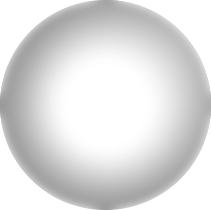
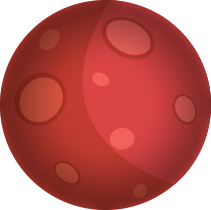
Before/after of a 211x210 layered artwork. What changed in the layer stack:
hid "Layer 2" over [33, 0, 211, 201]
hid "Layer 1 copy" over [0, 0, 211, 210]
added layer "Layer 6" above "Layer 0" over [0, 0, 211, 210]
